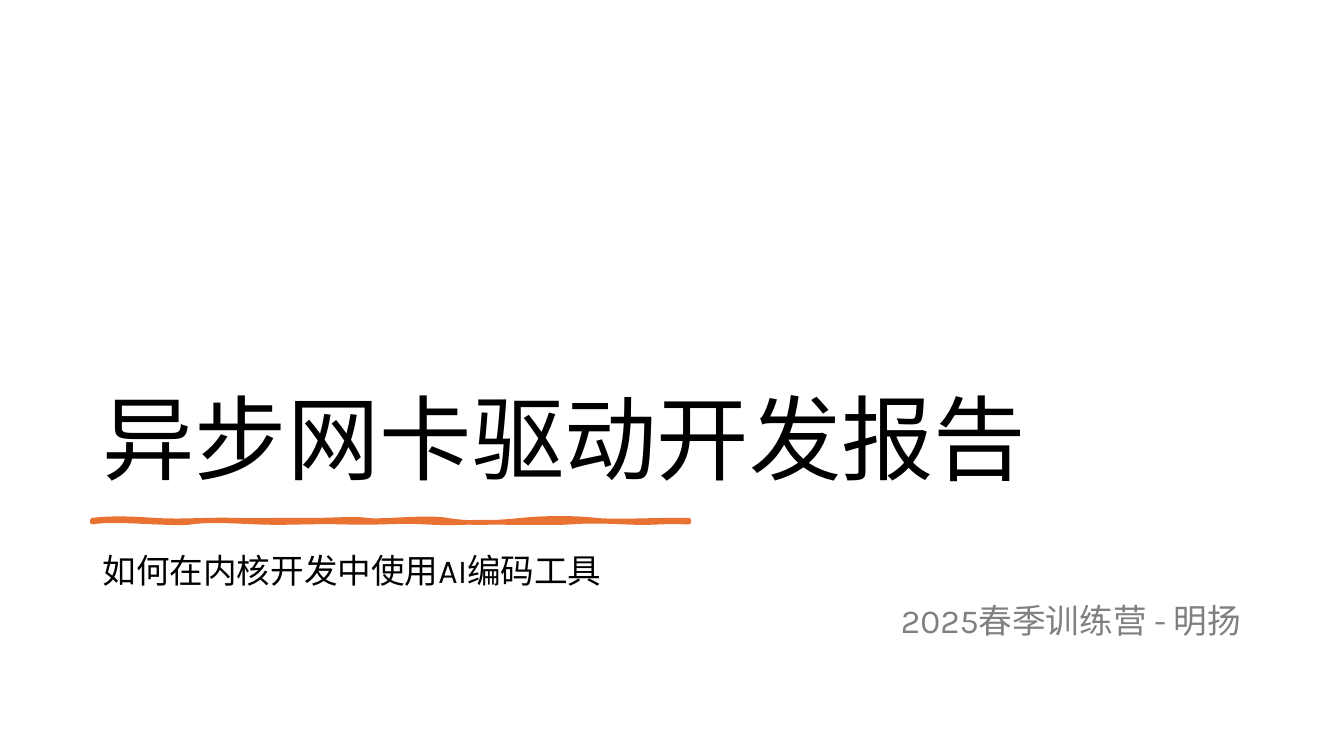
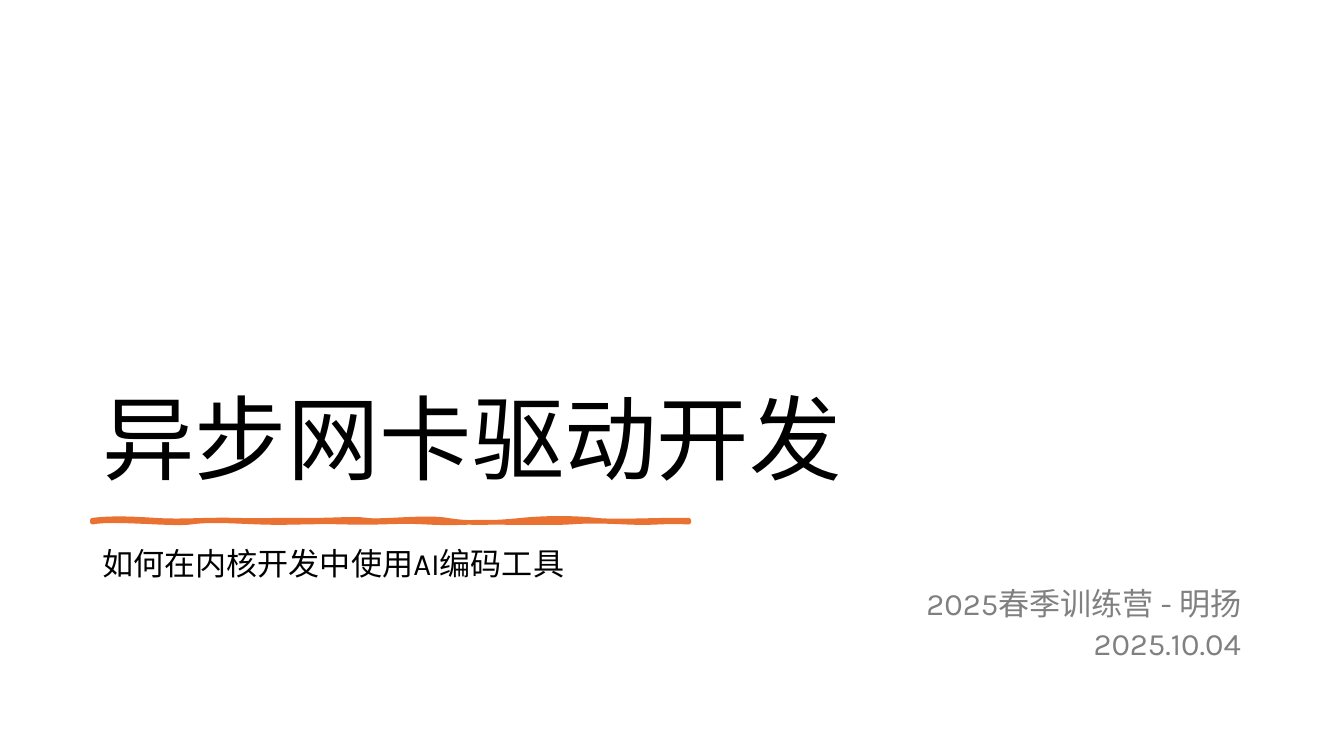
Before and after one commit to adamanteye/arceos-mingyang, a slide deck: slide 1 of 网卡驱动.pptx. Drawn at 1344x756 pixels with LibreOffice and Linux fonts; fonts in the diff are those of the drawing. Boxes give left, top, right and bottom in pixels: in the first picture for what was removed or moved away, otherwise in the second. Text is boxed around its words. In the diff, an @@ line names an element or a change of style, - is before the commit and + after.

Commit message:
Update presentation file 网卡驱动.pptx with new content

```diff
--- a/网卡驱动.pptx
+++ b/网卡驱动.pptx
@@ title at [102,395,841,481]: text changed @@
-异步网卡驱动开发报告
+异步网卡驱动开发
@@ subtitle at [102,549,1241,618]: size 24 to 22.2 pt in "如何在内核开发中使用AI编码工具", "2025春季训练营 - 明扬"; line spacing 0.9 to 0.7 @@
@@ subtitle at [1094,635,1241,656]: paragraph added @@
+2025.10.04
```
Also in this commit, not shown: 7 other slides changed.
